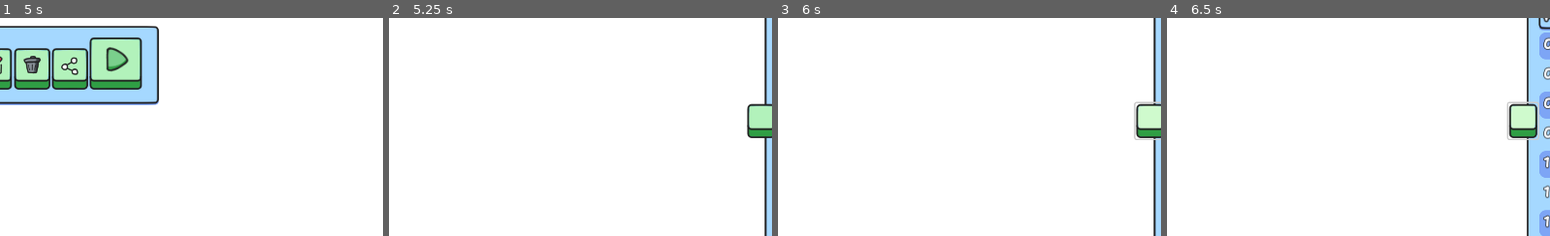
Above: before the commit, frames 1-4 (left to right).
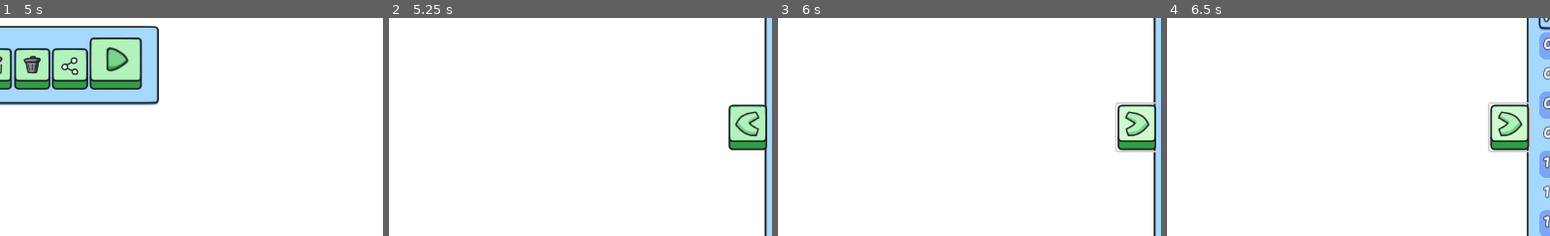
Above: after the commit, the same moments.

Repository: sininen-blue/logic-gate-tesseract
Game: Godot game, scene res://ui/title_page.tscn
The game is run twice, just before and just after one commit, with the same random seed, the same clock (stepped at 60 frames per second) and the same inputs.
Inputs (mouse positions are % of the whole screen's width and height, from its top left; square brackets give the same spot before the commit, where the layout moved):
- Up to frame 1 (5 s): click "Play" at 0.5 s; click "Back" at 1.25 s; click "Play" at 2 s; click "Play" at 2.75 s; click "Back" at 3.5 s; click "Play" at 4.25 s
- Up to frame 2 (5.25 s): click (65, 36) at 5 s
- Up to frame 3 (6 s): click (97, 51) [99, 50] at 5.75 s
- Up to frame 4 (6.5 s): no input
The pictures show only the part of the screen within x 50-100%, y 26-76%; the shares and areas given below are measured in that part.

Frame 1 is identical in both runs. In frame 2, 2.1% of the frame differs, in the area x 88-100%, y 39-61%; in frame 3, 2.4%; in frame 4, 2.7%, in the area x 83-98%, y 38-62%.

Commit message:
formula updates

Diff:
--- a/simulation/data_manager.gd
+++ b/simulation/data_manager.gd
@@ -13,7 +13,8 @@
 
 ## NOTE: for the demos in some stages
 # set in stage_panel.gd
-# recieved, reset in level_select.gd
+# recieved level_select.gd
+# reset in stage_panel.gd
 var demo_file_location: String = ""
 
 var level_clear_speed: int = 0
--- a/simulation/formula_container.gd
+++ b/simulation/formula_container.gd
@@ -106,23 +106,43 @@
 
 		if dict.get("left") == null:
 			output += dict["parent"].gate.gate_name
-			output += " is "
-			output += dict["parent"].gate.gate_type + " "
+			output += " = "
+			output += convert_to_symbol(dict["parent"].gate.gate_type) + " "
 			output += dict["right"].gate.gate_name
 		elif dict.get("right") == null:
 			output += dict["parent"].gate.gate_name
-			output += " is "
-			output += dict["parent"].gate.gate_type + " "
+			output += " = "
+			output += convert_to_symbol(dict["parent"].gate.gate_type) + " "
 			output += dict["left"].gate.gate_name
 		else:
 			output += dict["parent"].gate.gate_name
-			output += " is "
+			output += " = "
 			output += dict["left"].gate.gate_name + " "
-			output += dict["parent"].gate.gate_type + " "
+			output += convert_to_symbol(dict["parent"].gate.gate_type) + " "
 			output += dict["right"].gate.gate_name
 
 		if arr.find(dict) < len(arr)-1:
 			output += ", "
+
+	return output
+
+func convert_to_symbol(type: String) -> String:
+	var output: String
+	match type:
+		"and":
+			output = "∧"
+		"or":
+			output = "∨"
+		"xor":
+			output = "⊕"
+		"nadn":
+			output = "¬∧"
+		"nor":
+			output = "¬∨"
+		"xnor":
+			output = "¬⊕"
+		"not":
+			output = "¬"
 
 	return output
 
--- a/simulation/side_truth_table.gd
+++ b/simulation/side_truth_table.gd
@@ -3,6 +3,9 @@
 const TRUTH_TABLE_ROW = preload("res://ui/components/truth_table_row.tscn")
 const DARK_PANEL = preload("res://ui/themes/darkPanel.tres")
 const LIGHT_PANEL = preload("res://ui/themes/lightPanel.tres")
+
+const LEFT_ARROW = preload("res://assets/UI/icons/left-arrow.png")
+const RIGHT_ARROW = preload("res://assets/UI/icons/right-arrow.png")
 
 var close_pos: Vector2 = Vector2(1141, 135)
 var open_pos: Vector2 = Vector2(867, 135)
@@ -11,6 +14,7 @@
 var output_count: int
 var input_count: int
 
+@onready var handle_button: Button = $HandleButton
 @onready var debounce_timer: Timer = $DebounceTimer
 @onready var truth_table_heading: Panel = $TruthTableHeading
 @onready var truth_table: VBoxContainer = $TruthTableScroll/TruthTable
@@ -67,9 +71,11 @@
 	if debounce_timer.is_stopped():
 		if opened:
 			opened = false
+			handle_button.icon = LEFT_ARROW
 			tween_position(close_pos)
 		else:
 			opened = true
+			handle_button.icon = RIGHT_ARROW
 			tween_position(open_pos)
 
 	debounce_timer.start()
--- a/simulation/simulation.tscn
+++ b/simulation/simulation.tscn
@@ -7,6 +7,7 @@
 [ext_resource type="Script" path="res://simulation/formula_container.gd" id="3_qlwgx"]
 [ext_resource type="PackedScene" uid="uid://dpd7dfojh77bw" path="res://simulation/formula_label.tscn" id="3_qwkcl"]
 [ext_resource type="PackedScene" uid="uid://0im5s06d6220" path="res://ui/level_select/truth_table_row_no_check.tscn" id="4_4xfkp"]
+[ext_resource type="Texture2D" uid="uid://ba8vhrweymj8x" path="res://assets/UI/icons/left-arrow.png" id="5_5u020"]
 [ext_resource type="Texture2D" uid="uid://bakndx3eqlal4" path="res://assets/simulation/and.png" id="5_571u2"]
 [ext_resource type="PackedScene" uid="uid://dttx53vhtgwy1" path="res://ui/level_select/level_info.tscn" id="5_qf11p"]
 [ext_resource type="Texture2D" uid="uid://dth82x8bk4i3n" path="res://assets/simulation/or.png" id="6_6f24j"]
@@ -97,10 +98,12 @@
 
 [node name="HandleButton" type="Button" parent="CanvasLayer/UI/SideTruthTable"]
 layout_mode = 0
-offset_left = -27.0
-offset_top = 160.0
-offset_right = 17.0
-offset_bottom = 213.0
+offset_left = -55.0
+offset_top = 161.0
+offset_right = 5.0
+offset_bottom = 231.0
+icon = ExtResource("5_5u020")
+icon_alignment = 1
 
 [node name="DebounceTimer" type="Timer" parent="CanvasLayer/UI/SideTruthTable"]
 wait_time = 0.25
--- a/ui/TutorialDemos/and_or_demo.tscn
+++ b/ui/TutorialDemos/and_or_demo.tscn
@@ -289,7 +289,7 @@
 script = ExtResource("1_6alak")
 
 [node name="NotGate" type="Node2D" parent="."]
-position = Vector2(911, -194)
+position = Vector2(967, -181)
 
 [node name="Input" parent="NotGate" instance=ExtResource("1_d1cdd")]
 position = Vector2(-57, -3)
--- /dev/null
+++ b/ui/TutorialDemos/xor_not_demo.tscn
@@ -0,0 +1,231 @@
+[gd_scene load_steps=4 format=3 uid="uid://ca2pkcnfbueuj"]
+
+[ext_resource type="PackedScene" uid="uid://psym6w7moids" path="res://simulation/gate.tscn" id="2_eoqfh"]
+[ext_resource type="Theme" uid="uid://c037ts28mkfoy" path="res://ui/themes/Bold.tres" id="3_4v1ai"]
+[ext_resource type="Theme" uid="uid://dh7cgp4wswxi3" path="res://ui/themes/lessBold.tres" id="4_1xlqb"]
+
+[node name="XorNotDemo" type="Node2D"]
+
+[node name="XorGate" type="Node2D" parent="."]
+position = Vector2(184, 113)
+
+[node name="Input" parent="XorGate" instance=ExtResource("2_eoqfh")]
+position = Vector2(-57, -3)
+gate_type = "start"
+demo_mode = true
+
+[node name="Input2" parent="XorGate" instance=ExtResource("2_eoqfh")]
+position = Vector2(28, 132)
+gate_type = "start"
+demo_mode = true
+
+[node name="Not" parent="XorGate" instance=ExtResource("2_eoqfh")]
+position = Vector2(198, -1)
+gate_type = "xor"
+demo_mode = true
+
+[node name="Output" parent="XorGate" instance=ExtResource("2_eoqfh")]
+position = Vector2(460, -1)
+gate_type = "end"
+demo_mode = true
+
+[node name="Lines" type="Node2D" parent="XorGate"]
+
+[node name="TempLine" type="Line2D" parent="XorGate/Lines"]
+position = Vector2(-211, -102)
+points = PackedVector2Array(222, 100, 327, 100)
+width = 6.0
+default_color = Color(0.117647, 0.117647, 0.117647, 1)
+joint_mode = 1
+begin_cap_mode = 2
+end_cap_mode = 2
+
+[node name="TempLine3" type="Line2D" parent="XorGate/Lines"]
+position = Vector2(-211, -102)
+points = PackedVector2Array(308, 233, 327, 100)
+width = 6.0
+default_color = Color(0.117647, 0.117647, 0.117647, 1)
+joint_mode = 1
+begin_cap_mode = 2
+end_cap_mode = 2
+
+[node name="TempLine2" type="Line2D" parent="XorGate/Lines"]
+position = Vector2(43, -101)
+points = PackedVector2Array(222, 100, 335, 99)
+width = 6.0
+default_color = Color(0.117647, 0.117647, 0.117647, 1)
+joint_mode = 1
+begin_cap_mode = 2
+end_cap_mode = 2
+
+[node name="NotGatePanel" type="Panel" parent="XorGate"]
+offset_left = 136.0
+offset_top = 68.0
+offset_right = 529.0
+offset_bottom = 318.0
+metadata/_edit_use_anchors_ = true
+
+[node name="Label" type="Label" parent="XorGate/NotGatePanel"]
+layout_mode = 0
+offset_left = 30.0
+offset_top = 21.0
+offset_right = 227.0
+offset_bottom = 57.0
+theme = ExtResource("3_4v1ai")
+text = "The XOR Gate"
+metadata/_edit_use_anchors_ = true
+
+[node name="Label2" type="RichTextLabel" parent="XorGate/NotGatePanel"]
+clip_contents = false
+layout_mode = 0
+offset_left = 30.0
+offset_top = 73.0
+offset_right = 380.0
+offset_bottom = 247.0
+theme = ExtResource("4_1xlqb")
+bbcode_enabled = true
+text = "Inputs a 1 if inputs A [b]OR[/b] B true, [b]but[/b] not both
+
+10 = 1, 11 = 0"
+scroll_active = false
+metadata/_edit_use_anchors_ = true
+
+[node name="NandGate" type="Node2D" parent="."]
+position = Vector2(1600, 0)
+
+[node name="And" parent="NandGate" instance=ExtResource("2_eoqfh")]
+position = Vector2(415, 209)
+gate_type = "nand"
+demo_mode = true
+
+[node name="Output" parent="NandGate" instance=ExtResource("2_eoqfh")]
+position = Vector2(696, 210)
+gate_type = "end"
+demo_mode = true
+
+[node name="Input" parent="NandGate" instance=ExtResource("2_eoqfh")]
+position = Vector2(138, 130)
+gate_type = "start"
+demo_mode = true
+
+[node name="Input2" parent="NandGate" instance=ExtResource("2_eoqfh")]
+position = Vector2(138, 344)
+gate_type = "start"
+demo_mode = true
+
+[node name="Lines" type="Node2D" parent="NandGate"]
+
+[node name="TempLine" type="Line2D" parent="NandGate/Lines"]
+position = Vector2(-17, 30)
+points = PackedVector2Array(222, 100, 350, 178)
+width = 6.0
+default_color = Color(0.117647, 0.117647, 0.117647, 1)
+joint_mode = 1
+begin_cap_mode = 2
+end_cap_mode = 2
+
+[node name="TempLine2" type="Line2D" parent="NandGate/Lines"]
+position = Vector2(-19, 34)
+points = PackedVector2Array(224, 310, 349, 179)
+width = 6.0
+default_color = Color(0.117647, 0.117647, 0.117647, 1)
+joint_mode = 1
+begin_cap_mode = 2
+end_cap_mode = 2
+
+[node name="TempLine3" type="Line2D" parent="NandGate/Lines"]
+position = Vector2(321.089, 30)
+scale = Vector2(0.467577, 1)
+points = PackedVector2Array(626.445, 179, 346.277, 179)
+width = 6.0
+default_color = Color(0.117647, 0.117647, 0.117647, 1)
+joint_mode = 1
+begin_cap_mode = 2
+end_cap_mode = 2
+
+[node name="NorGate" type="Node2D" parent="."]
+position = Vector2(841, 84)
+
+[node name="Or" parent="NorGate" instance=ExtResource("2_eoqfh")]
+position = Vector2(432, 179)
+gate_type = "nor"
+demo_mode = true
+
+[node name="Output" parent="NorGate" instance=ExtResource("2_eoqfh")]
+position = Vector2(713, 180)
+gate_type = "end"
+demo_mode = true
+
+[node name="Input" parent="NorGate" instance=ExtResource("2_eoqfh")]
+position = Vector2(155, 100)
+gate_type = "start"
+demo_mode = true
+
+[node name="Input2" parent="NorGate" instance=ExtResource("2_eoqfh")]
+position = Vector2(155, 314)
+gate_type = "start"
+demo_mode = true
+
+[node name="Lines" type="Node2D" parent="NorGate"]
+position = Vector2(2, 2)
+
+[node name="TempLine" type="Line2D" parent="NorGate/Lines"]
+points = PackedVector2Array(222, 100, 350, 178)
+width = 6.0
+default_color = Color(0.117647, 0.117647, 0.117647, 1)
+joint_mode = 1
+begin_cap_mode = 2
+end_cap_mode = 2
+
+[node name="TempLine2" type="Line2D" parent="NorGate/Lines"]
+position = Vector2(-2, 4)
+points = PackedVector2Array(224, 310, 349, 179)
+width = 6.0
+default_color = Color(0.117647, 0.117647, 0.117647, 1)
+joint_mode = 1
+begin_cap_mode = 2
+end_cap_mode = 2
+
+[node name="TempLine3" type="Line2D" parent="NorGate/Lines"]
+position = Vector2(338.089, 0)
+scale = Vector2(0.467577, 1)
+points = PackedVector2Array(626.445, 179, 346.277, 179)
+width = 6.0
+default_color = Color(0.117647, 0.117647, 0.117647, 1)
+joint_mode = 1
+begin_cap_mode = 2
+end_cap_mode = 2
+
+[node name="OrGatePanel" type="Panel" parent="NorGate"]
+offset_left = 342.0
+offset_top = 228.0
+offset_right = 735.0
+offset_bottom = 528.0
+metadata/_edit_use_anchors_ = true
+
+[node name="Label" type="Label" parent="NorGate/OrGatePanel"]
+layout_mode = 0
+offset_left = 30.0
+offset_top = 21.0
+offset_right = 227.0
+offset_bottom = 57.0
+theme = ExtResource("3_4v1ai")
+text = "Not Versions"
+metadata/_edit_use_anchors_ = true
+
+[node name="Label2" type="RichTextLabel" parent="NorGate/OrGatePanel"]
+clip_contents = false
+layout_mode = 0
+offset_left = 30.0
+offset_top = 73.0
+offset_right = 380.0
+offset_bottom = 247.0
+theme = ExtResource("4_1xlqb")
+bbcode_enabled = true
+text = "Gates have a \"not\" version which inverts their normal output
+
+Similar to adding a not gate after a regular gate"
+scroll_active = false
+metadata/_edit_use_anchors_ = true
+
+[node name="DemoPlayer" type="AnimationPlayer" parent="."]
--- a/ui/level_select/level_select.gd
+++ b/ui/level_select/level_select.gd
@@ -28,7 +28,6 @@
 		demo.global_position = Vector2(0, 350)
 		add_child(demo)
 		move_child(demo, 0)
-		DataManager.demo_file_location = ""
 
 	var count : int = 0
 	for level in stage_dir.get_files():
--- a/ui/stage_select/stage_select.gd
+++ b/ui/stage_select/stage_select.gd
@@ -12,6 +12,7 @@
 
 
 func _ready() -> void:
+	DataManager.demo_file_location = ""
 	# ensure custom levels is at the top
 	make_panel("custom_levels")
 	for stage in stages_directory.get_directories():
Not shown: 1 places in simulation/simulation.tscn that only renumber resources
